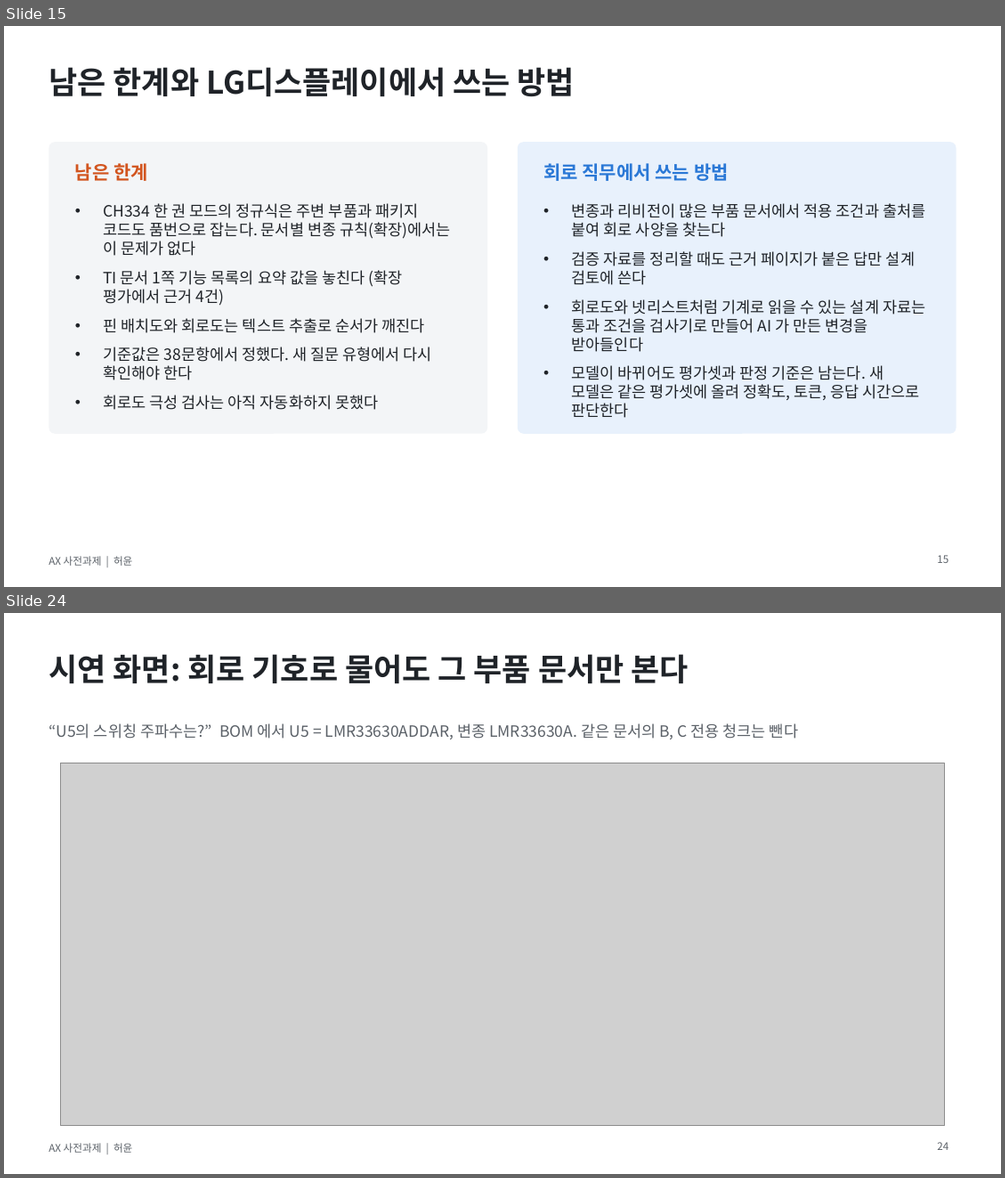
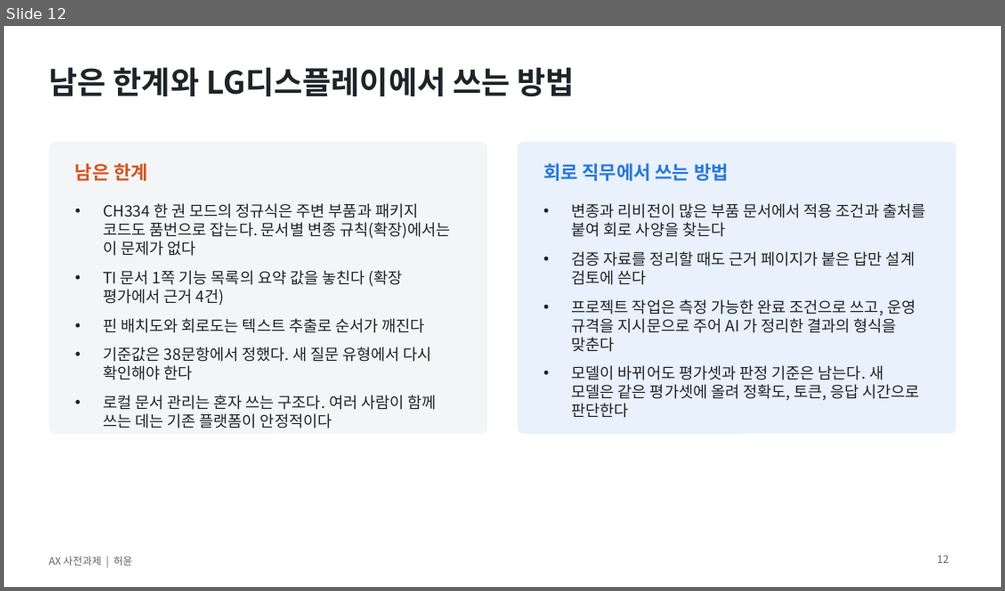
Before and after one commit to hwy-10/lgd-ax-portfolio, a slide deck: 발표자료.pptx. Shown one above the other, each under a label of ours: slides 15 and 24 before the commit, slide 12 after it; the slides between them are not shown. The pictures are 1005x1178 and 1005x591 pixels, drawn with LibreOffice and Linux fonts; fonts in the diff are those of the drawing; grey boxes stand for pictures. Boxes give left, top, right and bottom in pixels: in the first picture for what was removed or moved away, otherwise in the second. Text is boxed around its words. In the diff, an @@ line names an element or a change of style, - is before the commit and + after.

```diff
--- a/발표자료.pptx
+++ b/발표자료.pptx
@@ slide 24 removed at (x1=4, y1=613, x2=1001, y2=1174), background #FFFFFF; not listed: 1 template element that a slide beside it also shows @@
@@ title removed at (x1=48, y1=654, x2=688, y2=683) @@
-시연 화면: 회로 기호로 물어도 그 부품 문서만 본다
@@ text removed at (x1=48, y1=723, x2=798, y2=739) @@
-“U5의 스위칭 주파수는?” BOM 에서 U5 = LMR33630ADDAR, 변종 LMR33630A. 같은 문서의 B, C 전용 청크는 뺀다
@@ picture removed at (x1=61, y1=763, x2=945, y2=1126) @@
@@ page number removed at (x1=937, y1=1142, x2=948, y2=1150) @@
-24
@@ what was slide 15 is now slide 12 @@
@@ slide 12 changed as well @@
@@ text at (x1=572, y1=299, x2=915, y2=352): text changed @@
-• 회로도와 넷리스트처럼 기계로 읽을 수 있는 설계 자료는 통과 조건을 검사기로 만들어 AI 가 만든 변경을 받아들인다
+• 프로젝트 작업은 측정 가능한 완료 조건으로 쓰고, 운영 규격을 지시문으로 주어 AI 가 정리한 결과의 형식을 맞춘다
@@ text at (x1=103, y1=394, x2=436, y2=428): text changed @@
-• 회로도 극성 검사는 아직 자동화하지 못했다
+• 로컬 문서 관리는 혼자 쓰는 구조다. 여러 사람이 함께 쓰는 데는 기존 플랫폼이 안정적이다
@@ page number at (x1=937, y1=555, x2=948, y2=563): text changed @@
-15
+12
```
Also in this commit, not shown: 4 other slides changed, 1 slide added, 17 other slides removed, 3 other files.
